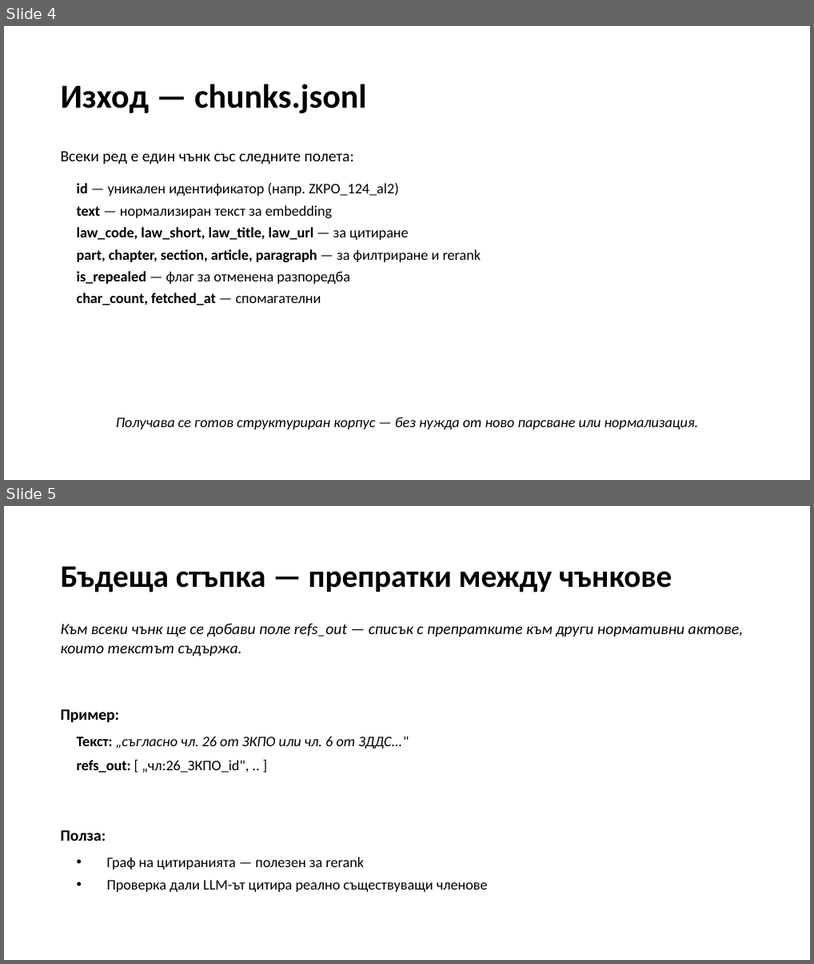
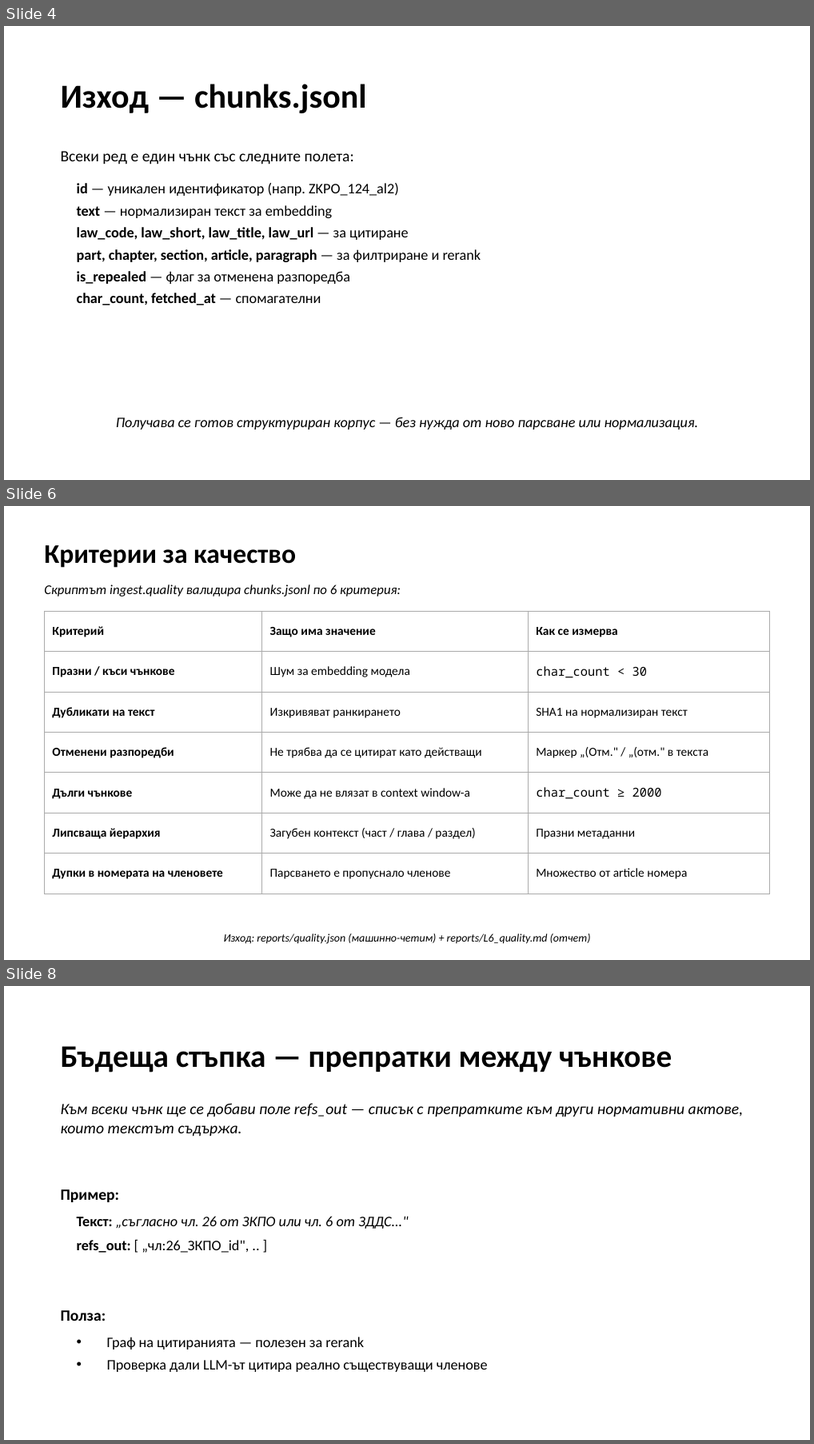
Before and after one commit to LLM-Project-2026/tax_and_accounting_law_RAG, a slide deck: stage_1_presentation_v2.pptx. Shown one above the other, each under a label of ours: slides 4 and 5 before the commit, slides 4, 6 and 8 after it; the slides between them are not shown. The pictures are 814x964 and 814x1444 pixels, drawn with LibreOffice and Linux fonts; fonts in the diff are those of the drawing. Boxes give left, top, right and bottom in pixels: in the first picture for what was removed or moved away, otherwise in the second. Text is boxed around its words. In the diff, an @@ line names an element or a change of style, - is before the commit and + after.

```diff
--- a/stage_1_presentation_v2.pptx
+++ b/stage_1_presentation_v2.pptx
@@ slide 6 added at [4,506,810,960], background #FFFFFF @@
@@ text added at [44,545,296,568], 24 pt, text #000000, bold @@
+Критерии за качество
@@ text added at [44,584,401,596], 12 pt, text #000000, italic @@
+Скриптът ingest.quality валидира chunks.jsonl по 6 критерия:
@@ table added at [44,611,770,893], 7 rows, 3 columns @@
+Критерий | Защо има значение | Как се измерва
+Празни / къси чънкове | Шум за embedding модела | char_count < 30
+Дубликати на текст | Изкривяват ранкирането | SHA1 на нормализиран текст
+Отменени разпоредби | Не трябва да се цитират като действащи | Маркер „(Отм." / „(отм." в текста
+Дълги чънкове | Може да не влязат в context window-а | char_count ≥ 2000
+Липсваща йерархия | Загубен контекст (част / глава / раздел) | Празни метаданни
+Дупки в номерата на членовете | Парсването е пропуснало членове | Множество от article номера
@@ text added at [224,933,591,944], 10 pt, text #000000, italic @@
+Изход: reports/quality.json (машинно-четим) + reports/L6_quality.md (отчет)
@@ what was slide 5 is now slide 8 @@
```
Also in this commit, not shown: 2 other slides added.
